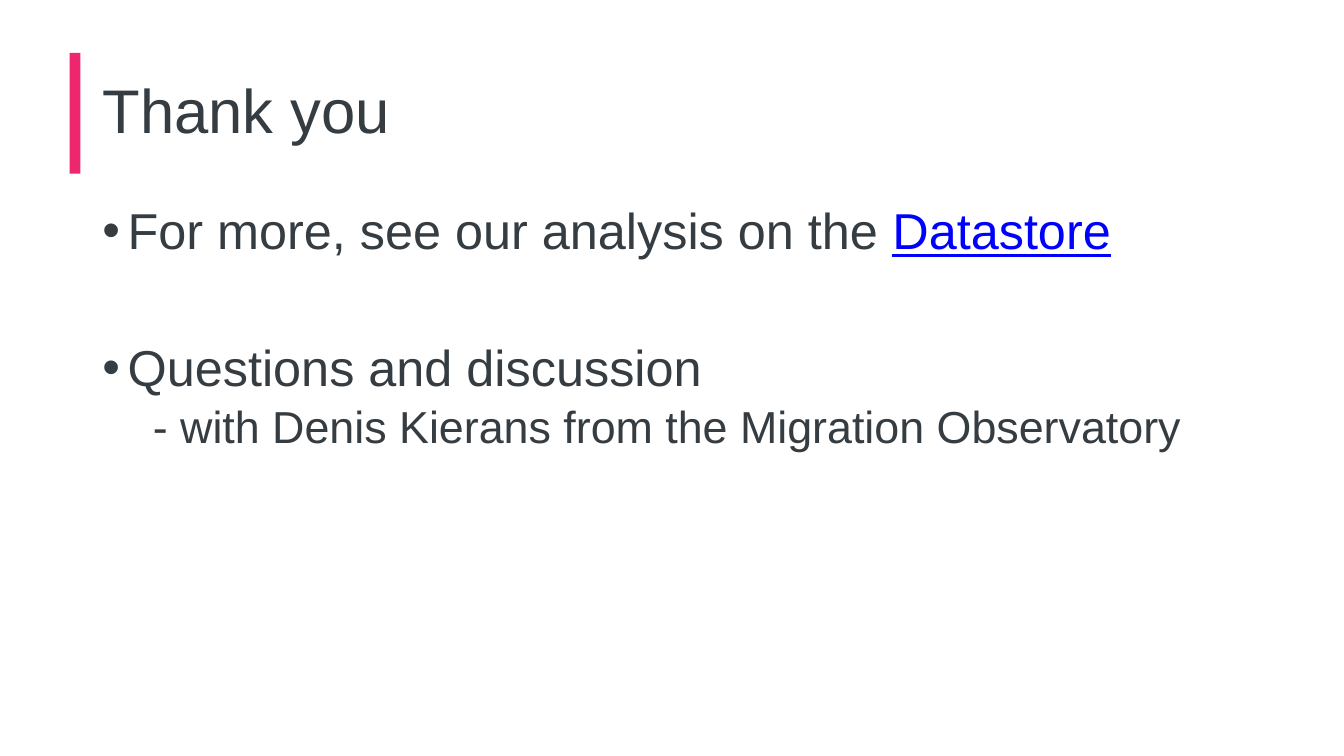
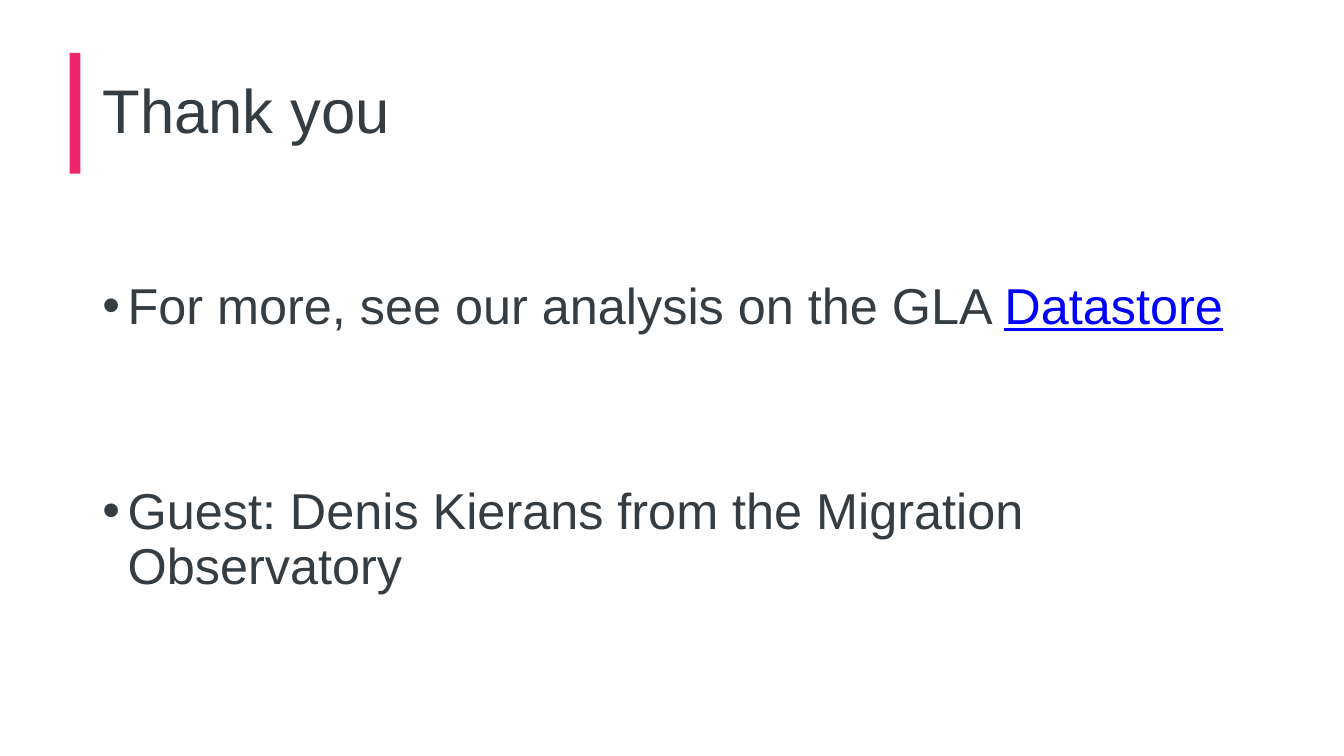
Before and after one commit to ammar-gla/paye-employ, a slide deck: slide 10 of Non-R/2023 May Lunchtime presentation, payrolled employments.pptx. Drawn at 1344x756 pixels with LibreOffice and Linux fonts; fonts in the diff are those of the drawing; background and template pictures are left out. Boxes give left, top, right and bottom in pixels: in the first picture for what was removed or moved away, otherwise in the second. Text is boxed around its words. In the diff, an @@ line names an element or a change of style, - is before the commit and + after.

Commit message:
add final version of presentation

```diff
--- a/Non-R/2023 May Lunchtime presentation, payrolled employments.pptx
+++ b/Non-R/2023 May Lunchtime presentation, payrolled employments.pptx
@@ text at [128, 287, 1222, 593]: text changed @@
-• For more, see our analysis on the Datastore
-• Questions and discussion
-  - with Denis Kierans from the Migration Observatory
+• For more, see our analysis on the GLA Datastore
+• Guest: Denis Kierans from the Migration Observatory
```
Also in this commit, not shown: 1 slide added, 1 slide removed, 1 other file.
